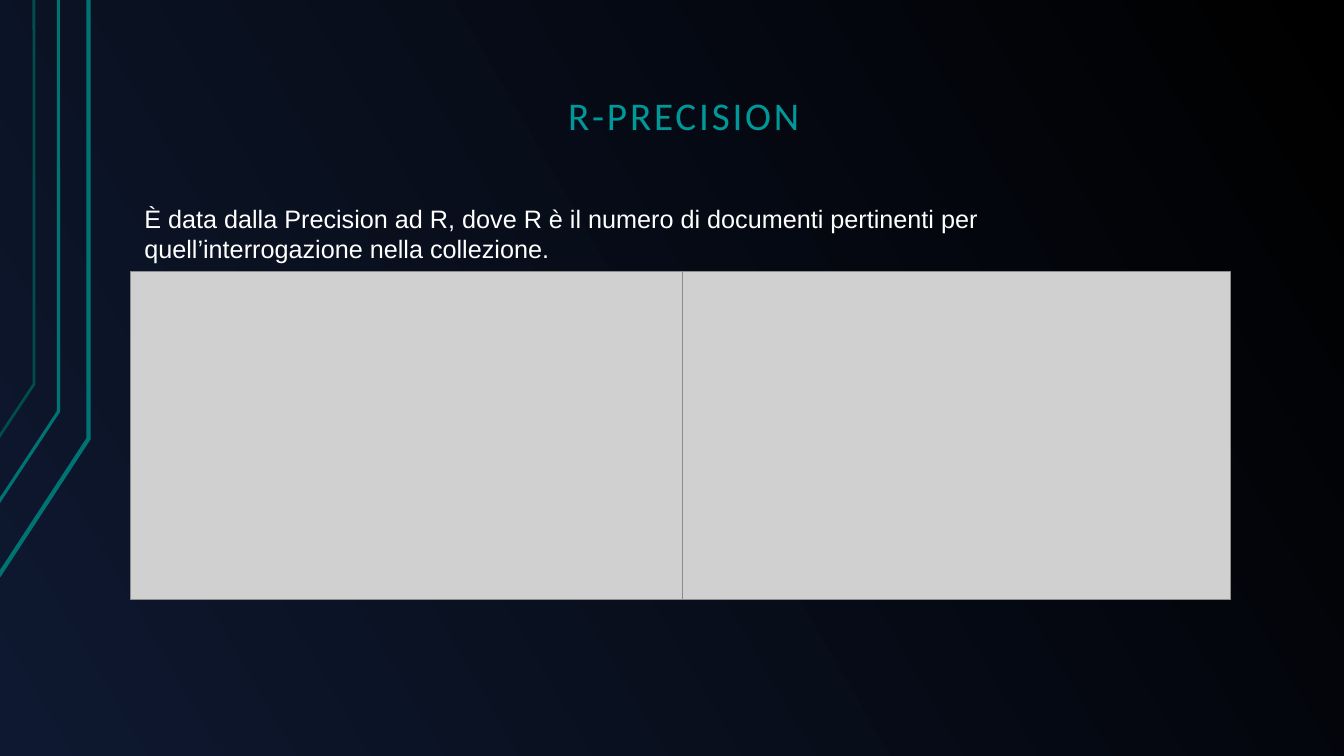
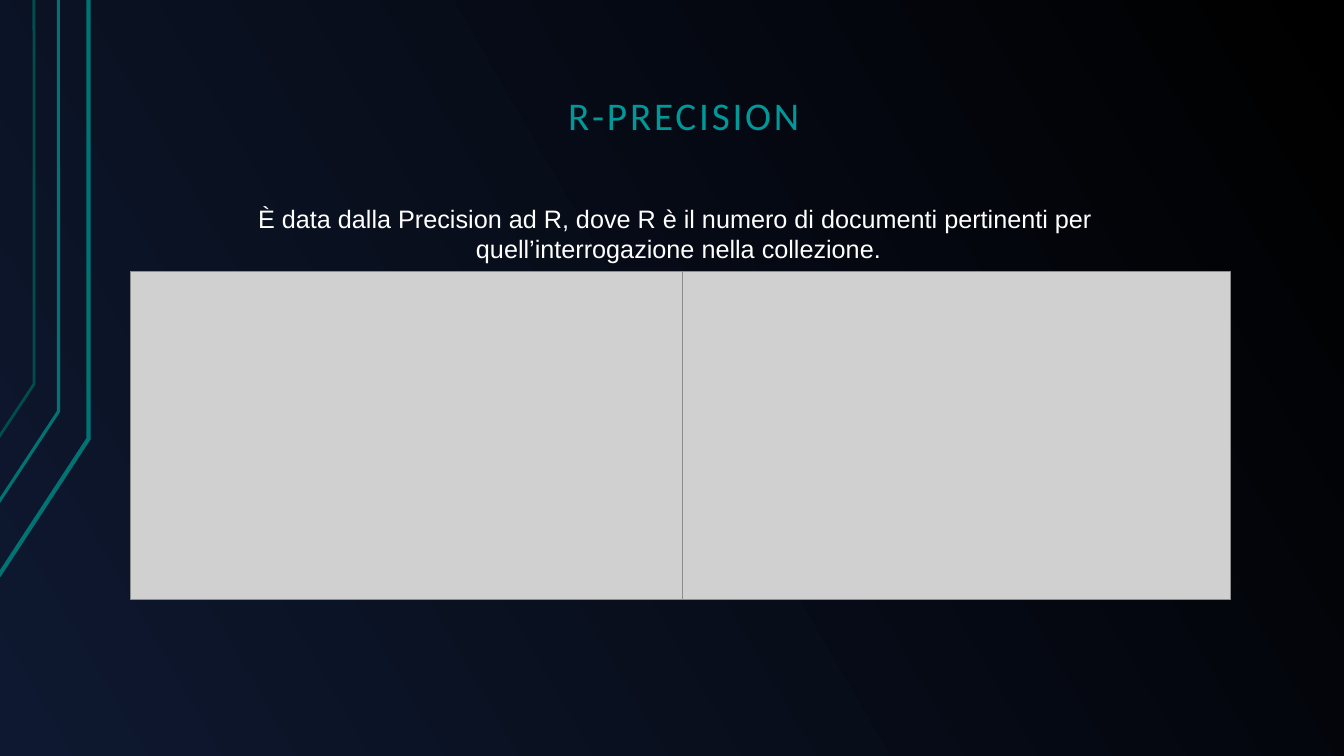
Before and after one commit to GreRagu/ProgettoGavi, a slide deck: slide 20 of Hegregio.odp (slide 19 before the commit). Drawn at 1344x756 pixels with LibreOffice and Linux fonts; fonts in the diff are those of the drawing; grey boxes stand for pictures. Boxes give left, top, right and bottom in pixels: in the first picture for what was removed or moved away, otherwise in the second. Text is boxed around its words. In the diff, an @@ line names an element or a change of style, - is before the commit and + after.

```diff
--- a/Hegregio.odp
+++ b/Hegregio.odp
@@ text "È data dalla Precision ad ..." at bbox=[258, 208, 1091, 264]: alignment left to centre @@
```
Also in this commit, not shown: 3 other slides changed, 2 slides added, 1 slide removed, 1 other file.
